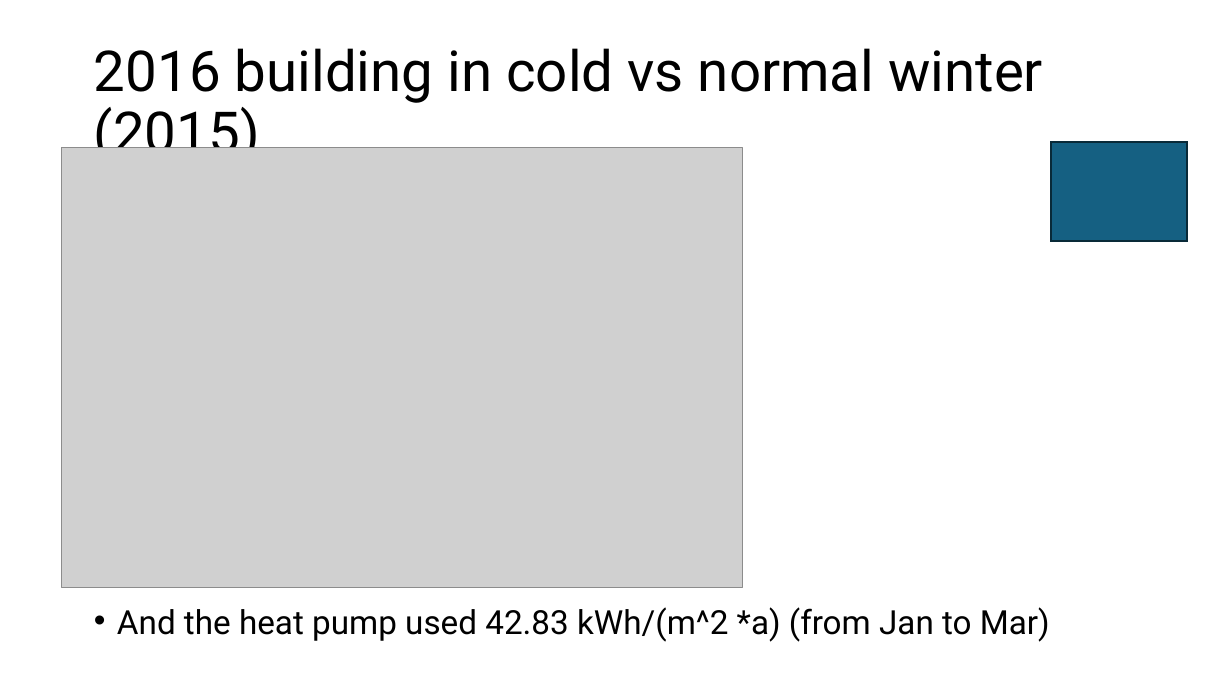
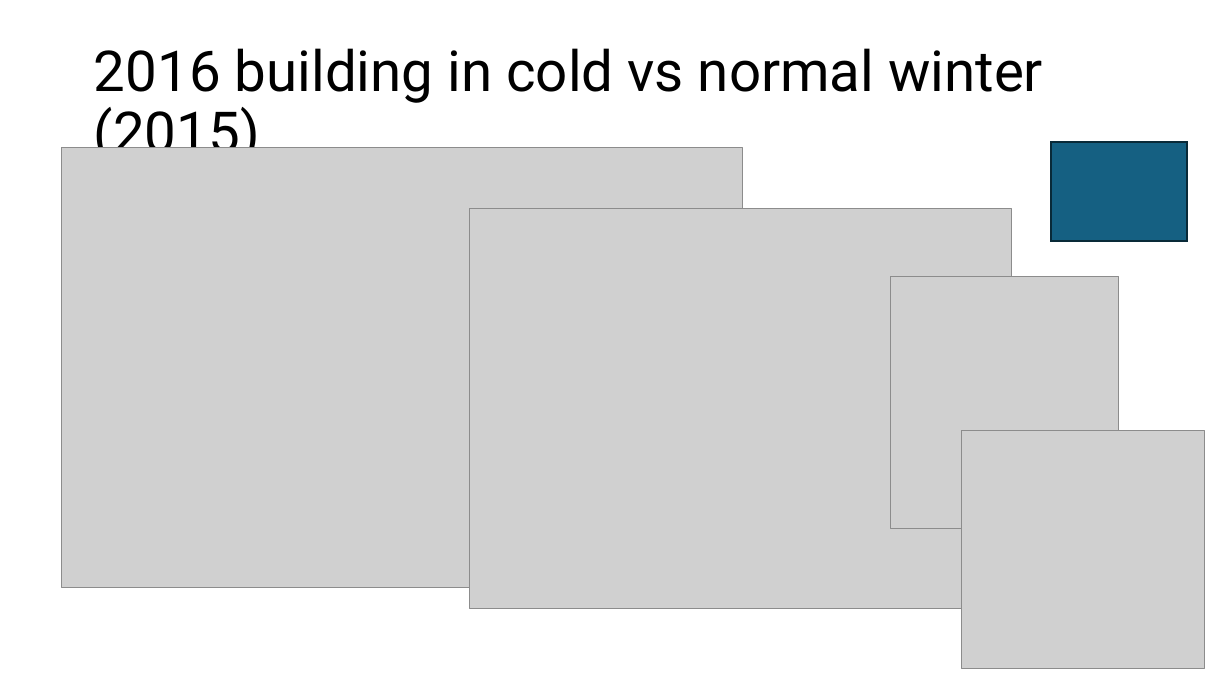
Before and after one commit to eyjomoin/Modeling-buildings-and-their-heating-systems, a slide deck: slide 26 of presentation/heat.pptx. Drawn at 1232x693 pixels with LibreOffice and Linux fonts; fonts in the diff are those of the drawing; grey boxes stand for pictures. Boxes give left, top, right and bottom in pixels: in the first picture for what was removed or moved away, otherwise in the second. Text is boxed around its words. In the diff, an @@ line names an element or a change of style, - is before the commit and + after.

```diff
--- a/presentation/heat.pptx
+++ b/presentation/heat.pptx
@@ picture added at [470, 209, 1011, 609] @@
@@ picture added at [891, 276, 1119, 529] @@
@@ picture added at [962, 431, 1205, 668] @@
@@ text removed at [117, 607, 1050, 642] @@
-• And the heat pump used 42.83 kWh/(m^2 *a) (from Jan to Mar)
```
Also in this commit, not shown: 2 other slides changed, 8 other files.
